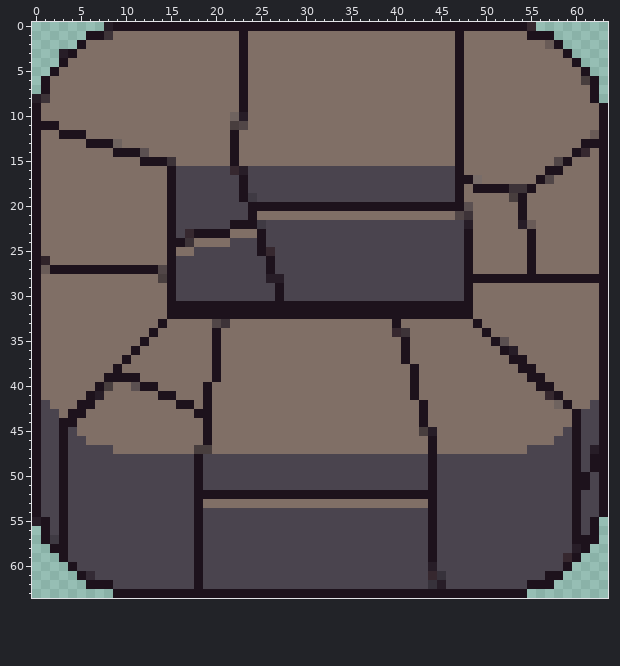
Pixel-art sprite, stored at img/tower.png. This is how it looked before the edit.
The file is 64x64 pixels. Colours within 5 levels of each other are drawn and written as one.
Once edited:
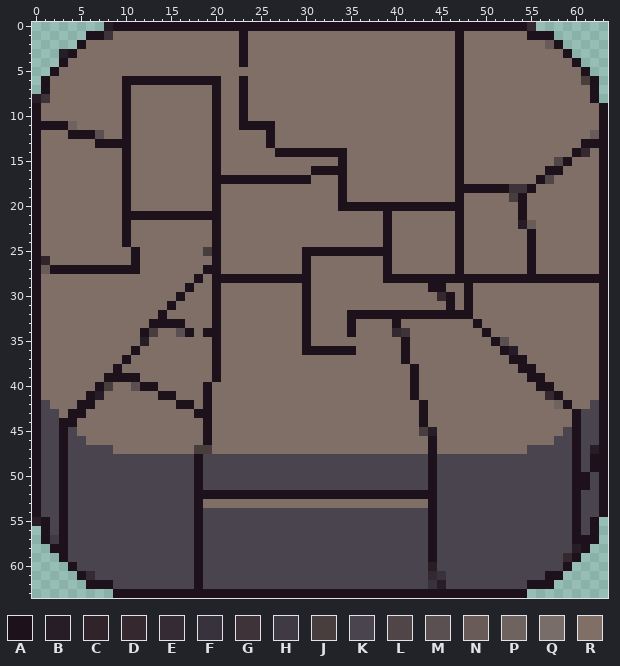
Palette (. is transparent): A #1d121c  B #271d27  C #302329  D #36282f  E #342b35  F #37323b  G #3d3338  H #3f3a43  J #483e3e  K #4a444e  L #514647  M #5b5051  N #695b57  P #6f635f  Q #796d69  R #806f66
The edit:
@@ x 0..63 @@
  4 ...ARRRRRRRRRRRRRRRRRRRARRRRRRRRRRRRRRRRRRRRRRRARRRRRRRRRRRRA...
- 5 ..ARRRRRRRRRRRRRRRRRRRRARRRRRRRRRRRRRRRRRRRRRRRARRRRRRRRRRRRRA..
- 6 .ARRRRRRRRRRRRRRRRRRRRRARRRRRRRRRRRRRRRRRRRRRRRARRRRRRRRRRRRRJA.
- 7 .ARRRRRRRRRRRRRRRRRRRRRARRRRRRRRRRRRRRRRRRRRRRRARRRRRRRRRRRRRRA.
- 8 BGRRRRRRRRRRRRRRRRRRRRRARRRRRRRRRRRRRRRRRRRRRRRARRRRRRRRRRRRRRA.
- 9 ARRRRRRRRRRRRRRRRRRRRRRARRRRRRRRRRRRRRRRRRRRRRRARRRRRRRRRRRRRRRA
-10 ARRRRRRRRRRRRRRRRRRRRRPBRRRRRRRRRRRRRRRRRRRRRRRARRRRRRRRRRRRRRRA
-11 AAARRRRRRRRRRRRRRRRRRRJLRRRRRRRRRRRRRRRRRRRRRRRARRRRRRRRRRRRRRRA
-12 ARRAAARRRRRRRRRRRRRRRRARRRRRRRRRRRRRRRRRRRRRRRRARRRRRRRRRRRRRRNA
-13 ARRRRRAAAPRRRRRRRRRRRRARRRRRRRRRRRRRRRRRRRRRRRRARRRRRRRRRRRRRAAA
-14 ARRRRRRRRAAAMRRRRRRRRRARRRRRRRRRRRRRRRRRRRRRRRRARRRRRRRRRRRRADRA
-15 ARRRRRRRRRRRAAAGRRRRRRARRRRRRRRRRRRRRRRRRRRRRRRARRRRRRRRRRLARRRA
-16 ARRRRRRRRRRRRRRAKKKKKKDBKKKKKKKKKKKKKKKKKKKKKKKARRRRRRRRRAARRRRA
-17 ARRRRRRRRRRRRRRAKKKKKKKAKKKKKKKKKKKKKKKKKKKKKKKAAQRRRRRRALRRRRRA
-18 ARRRRRRRRRRRRRRAKKKKKKKAKKKKKKKKKKKKKKKKKKKKKKKARAAAAGGARRRRRRRA
-19 ARRRRRRRRRRRRRRAKKKKKKKAHKKKKKKKKKKKKKKKKKKKKKKARRRRRJARRRRRRRRA
-20 ARRRRRRRRRRRRRRAKKKKKKKKAAAAAAAAAAAAAAAAAAAAAAAAMRRRRRARRRRRRRRA
-21 ARRRRRRRRRRRRRRAKKKKKKKKARRRRRRRRRRRRRRRRRRRRRRLGRRRRRARRRRRRRRA
-22 ARRRRRRRRRRRRRRAKKKKKKAAAHKKKKKKKKKKKKKKKKKKKKKKBRRRRRBNRRRRRRRA
-23 ARRRRRRRRRRRRRRAKDAAAARRRAKKKKKKKKKKKKKKKKKKKKKKARRRRRRARRRRRRRA
-24 ARRRRRRRRRRRRRRAAGRRRRKKKAKKKKKKKKKKKKKKKKKKKKKKARRRRRRARRRRRRRA
-25 ARRRRRRRRRRRRRRARRKKKKKKKADKKKKKKKKKKKKKKKKKKKKKARRRRRRARRRRRRRA
-26 ACRRRRRRRRRRRRRAKKKKKKKKKKAKKKKKKKKKKKKKKKKKKKKKARRRRRRARRRRRRRA
-27 ANAAAAAAAAAAAALAKKKKKKKKKKAKKKKKKKKKKKKKKKKKKKKKARRRRRRARRRRRRRA
-28 ARRRRRRRRRRRRRJAKKKKKKKKKKBBKKKKKKKKKKKKKKKKKKKKAAAAAAAAAAAAAAAA
-29 ARRRRRRRRRRRRRRAKKKKKKKKKKKAKKKKKKKKKKKKKKKKKKKKARRRRRRRRRRRRRRA
-30 ARRRRRRRRRRRRRRAKKKKKKKKKKKAKKKKKKKKKKKKKKKKKKKKARRRRRRRRRRRRRRA
-31 ARRRRRRRRRRRRRRAAAAAAAAAAAAAAAAAAAAAAAAAAAAAAAAAARRRRRRRRRRRRRRA
-32 ARRRRRRRRRRRRRRAAAAAAAAAAAAAAAAAAAAAAAAAAAAAAAAAARRRRRRRRRRRRRRA
-33 ARRRRRRRRRRRRRARRRRRLGRRRRRRRRRRRRRRRRRRARRRRRRRRARRRRRRRRRRRRRA
-34 ARRRRRRRRRRRRARRRRRRARRRRRRRRRRRRRRRRRRRDGRRRRRRRRARRRRRRRRRRRRA
-35 ARRRRRRRRRRRARRRRRRRARRRRRRRRRRRRRRRRRRRRARRRRRRRRRAMRRRRRRRRRRA
-36 ARRRRRRRRRRARRRRRRRRARRRRRRRRRRRRRRRRRRRRARRRRRRRRRRABRRRRRRRRRA
+ 5 ..ARRRRRRRRRRRRRRRRRRRRRRRRRRRRRRRRRRRRRRRRRRRRARRRRRRRRRRRRRA..
+ 6 .ARRRRRRRRAAAAAAAAAAARRARRRRRRRRRRRRRRRRRRRRRRRARRRRRRRRRRRRRJA.
+ 7 .ARRRRRRRRARRRRRRRRRARRARRRRRRRRRRRRRRRRRRRRRRRARRRRRRRRRRRRRRA.
+ 8 BGRRRRRRRRARRRRRRRRRARRARRRRRRRRRRRRRRRRRRRRRRRARRRRRRRRRRRRRRA.
+ 9 ARRRRRRRRRARRRRRRRRRARRARRRRRRRRRRRRRRRRRRRRRRRARRRRRRRRRRRRRRRA
+10 ARRRRRRRRRARRRRRRRRRARRARRRRRRRRRRRRRRRRRRRRRRRARRRRRRRRRRRRRRRA
+11 AAAAPRRRRRARRRRRRRRRARRAAAARRRRRRRRRRRRRRRRRRRRARRRRRRRRRRRRRRRA
+12 ARRRAAAMRRARRRRRRRRRARRRRRARRRRRRRRRRRRRRRRRRRRARRRRRRRRRRRRRRNA
+13 ARRRRRRAAAARRRRRRRRRARRRRRARRRRRRRRRRRRRRRRRRRRARRRRRRRRRRRRRAAA
+14 ARRRRRRRRRARRRRRRRRRARRRRRRAAAAAAAARRRRRRRRRRRRARRRRRRRRRRRRADRA
+15 ARRRRRRRRRARRRRRRRRRARRRRRRRRRRRRRARRRRRRRRRRRRARRRRRRRRRRLARRRA
+16 ARRRRRRRRRARRRRRRRRRARRRRRRRRRRAAAARRRRRRRRRRRRARRRRRRRRRAARRRRA
+17 ARRRRRRRRRARRRRRRRRRAAAAAAAAAAARRRARRRRRRRRRRRRARRRRRRRRALRRRRRA
+18 ARRRRRRRRRARRRRRRRRRARRRRRRRRRRRRRARRRRRRRRRRRRAAAAAAGGARRRRRRRA
+19 ARRRRRRRRRARRRRRRRRRARRRRRRRRRRRRRARRRRRRRRRRRRARRRRRJARRRRRRRRA
+20 ARRRRRRRRRARRRRRRRRRARRRRRRRRRRRRRAAAAAAAAAAAAAARRRRRRARRRRRRRRA
+21 ARRRRRRRRRAAAAAAAAAAARRRRRRRRRRRRRRRRRRARRRRRRRARRRRRRARRRRRRRRA
+22 ARRRRRRRRRARRRRRRRRRARRRRRRRRRRRRRRRRRRARRRRRRRARRRRRRBNRRRRRRRA
+23 ARRRRRRRRRARRRRRRRRRARRRRRRRRRRRRRRRRRRARRRRRRRARRRRRRRARRRRRRRA
+24 ARRRRRRRRRARRRRRRRRRARRRRRRRRRRRRRRRRRRARRRRRRRARRRRRRRARRRRRRRA
+25 ARRRRRRRRRRARRRRRRRJARRRRRRRRRAAAAAAAAAARRRRRRRARRRRRRRARRRRRRRA
+26 ACRRRRRRRRRARRRRRRRRARRRRRRRRRARRRRRRRRARRRRRRRARRRRRRRARRRRRRRA
+27 ANAAAAAAAAAARRRRRRRAARRRRRRRRRARRRRRRRRARRRRRRRARRRRRRRARRRRRRRA
+28 ARRRRRRRRRRRRRRRRRARAAAAAAAAAAARRRRRRRRAAAAAAAAAAAAAAAAAAAAAAAAA
+29 ARRRRRRRRRRRRRRRRARRARRRRRRRRRARRRRRRRRRRRRRAARRARRRRRRRRRRRRRRA
+30 ARRRRRRRRRRRRRRRARRRARRRRRRRRRARRRRRRRRRRRRRRDARARRRRRRRRRRRRRRA
+31 ARRRRRRRRRRRRRRARRRRARRRRRRRRRARRRRRRRRRRRRRRRARARRRRRRRRRRRRRRA
+32 ARRRRRRRRRRRRRARRRRRARRRRRRRRRARRRRAAAAAAAAAAAAAARRRRRRRRRRRRRRA
+33 ARRRRRRRRRRRRAAAARRRARRRRRRRRRARRRRARRRRARRRRRRRRARRRRRRRRRRRRRA
+34 ARRRRRRRRRRRAJRRMARAARRRRRRRRRARRRRARRRRDGRRRRRRRRARRRRRRRRRRRRA
+35 ARRRRRRRRRRRBRRRRRRRARRRRRRRRRARRRRRRRRRRARRRRRRRRRAMRRRRRRRRRRA
+36 ARRRRRRRRRRARRRRRRRRARRRRRRRRRAAAAAARRRRRARRRRRRRRRRABRRRRRRRRRA
 37 ARRRRRRRRRARRRRRRRRRARRRRRRRRRRRRRRRRRRRRARRRRRRRRRRRAARRRRRRRRA
